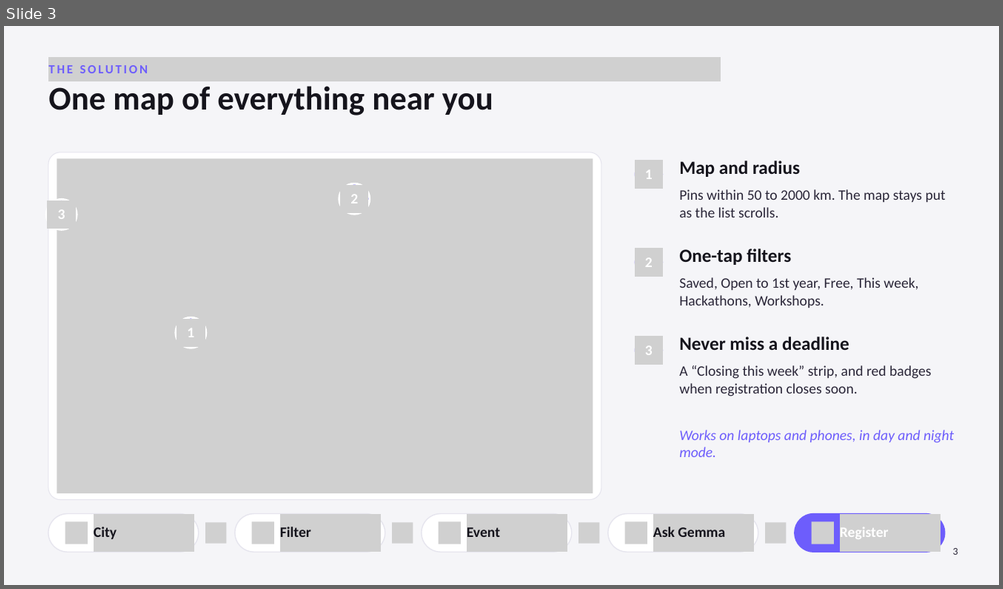
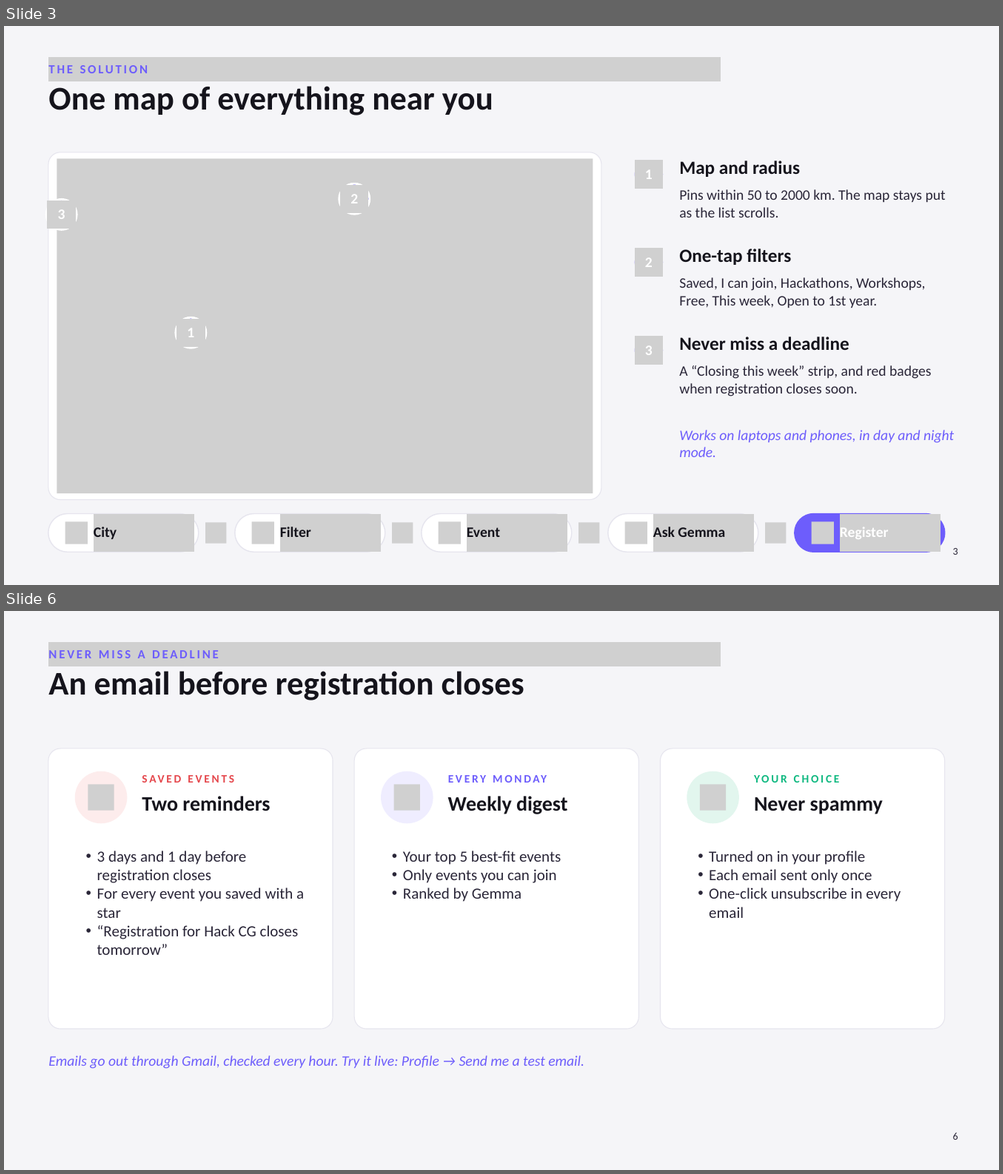
Before and after one commit to DivyanshBhandary/HackFindr, a slide deck: docs/HackFindr_presentation.pptx. Shown one above the other, each under a label of ours: slide 3 before the commit, slides 3 and 6 after it; the slides between them are not shown. The pictures are 1003x589 and 1003x1174 pixels, drawn with LibreOffice and Linux fonts; fonts in the diff are those of the drawing; grey boxes stand for pictures. Boxes give left, top, right and bottom in pixels: in the first picture for what was removed or moved away, otherwise in the second. Text is boxed around its words. In the diff, an @@ line names an element or a change of style, - is before the commit and + after.

```diff
--- a/docs/HackFindr_presentation.pptx
+++ b/docs/HackFindr_presentation.pptx
@@ slide 6 added at (x1=4, y1=611, x2=999, y2=1170), background #F5F5F8 @@
@@ picture added at (x1=48, y1=642, x2=720, y2=667) @@
@@ text added at (x1=48, y1=650, x2=219, y2=658), 18 pt, text #6D5DFC, bold @@
+NEVER MISS A DEADLINE
@@ text added at (x1=48, y1=671, x2=524, y2=701), 48 pt, text #15141C, bold @@
+An email before registration closes
@@ freeform shape added at (x1=48, y1=749, x2=333, y2=1029), fill #FFFFFF, outline #E6E5EE 1.13 pt @@
@@ freeform shape added at (x1=354, y1=749, x2=638, y2=1029), fill #FFFFFF, outline #E6E5EE 1.13 pt @@
@@ freeform shape added at (x1=660, y1=749, x2=945, y2=1029), fill #FFFFFF, outline #E6E5EE 1.13 pt @@
@@ freeform shape added at (x1=75, y1=772, x2=128, y2=824), fill #FDECEC @@
@@ picture added at (x1=88, y1=785, x2=114, y2=811) @@
@@ text added at (x1=142, y1=771, x2=313, y2=785), 16.5 pt, text #E5484D, bold @@
+SAVED EVENTS
@@ freeform shape added at (x1=381, y1=772, x2=433, y2=824), fill #EFEDFF @@
@@ picture added at (x1=394, y1=785, x2=420, y2=811) @@
@@ text added at (x1=448, y1=771, x2=620, y2=785), 16.5 pt, text #6D5DFC, bold @@
+EVERY MONDAY
@@ freeform shape added at (x1=686, y1=772, x2=739, y2=824), fill #E2F6EE @@
@@ picture added at (x1=700, y1=785, x2=726, y2=811) @@
@@ text added at (x1=754, y1=775, x2=839, y2=783), 16.5 pt, text #10B981, bold @@
+YOUR CHOICE
@@ text added at (x1=142, y1=796, x2=270, y2=812), 30 pt, text #15141C, bold @@
+Two reminders
@@ text added at (x1=448, y1=796, x2=567, y2=815), 30 pt, text #15141C, bold @@
+Weekly digest
@@ text added at (x1=754, y1=797, x2=882, y2=815), 30 pt, text #15141C, bold @@
+Never spammy
@@ text added at (x1=97, y1=851, x2=304, y2=955), 22.5 pt, text #2A2638 @@
+  • 3 days and 1 day before registration closes
+  • For every event you saved with a star
+  • “Registration for Hack CG closes tomorrow”
@@ text added at (x1=403, y1=851, x2=560, y2=902), 22.5 pt, text #2A2638 @@
+  • Your top 5 best-fit events
+  • Only events you can join
+  • Ranked by Gemma
@@ text added at (x1=708, y1=851, x2=900, y2=918), 22.5 pt, text #2A2638 @@
+  • Turned on in your profile
+  • Each email sent only once
+  • One-click unsubscribe in every email
@@ text added at (x1=48, y1=1056, x2=584, y2=1069), 21 pt, text #6D5DFC, italic @@
+Emails go out through Gmail, checked every hour. Try it live: Profile → Send me a test email.
@@ text added at (x1=953, y1=1133, x2=958, y2=1140), 15 pt, text #2A2638 @@
+6
@@ slide 3 changed as well @@
@@ text at (x1=679, y1=278, x2=925, y2=308): text changed @@
-Saved, Open to 1st year, Free, This week, Hackathons, Workshops.
+Saved, I can join, Hackathons, Workshops, Free, This week, Open to 1st year.
```
Also in this commit, not shown: 5 other slides changed, 4 other slides added, 20 other files.
